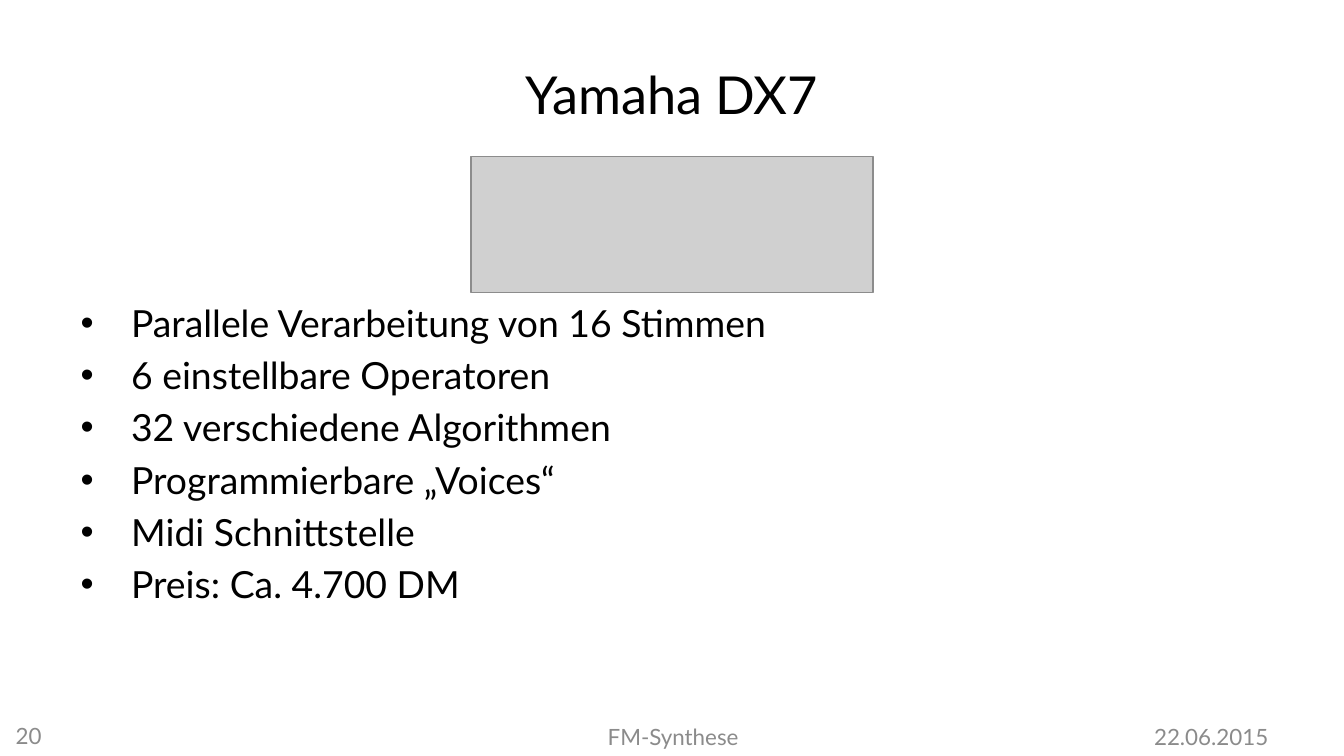
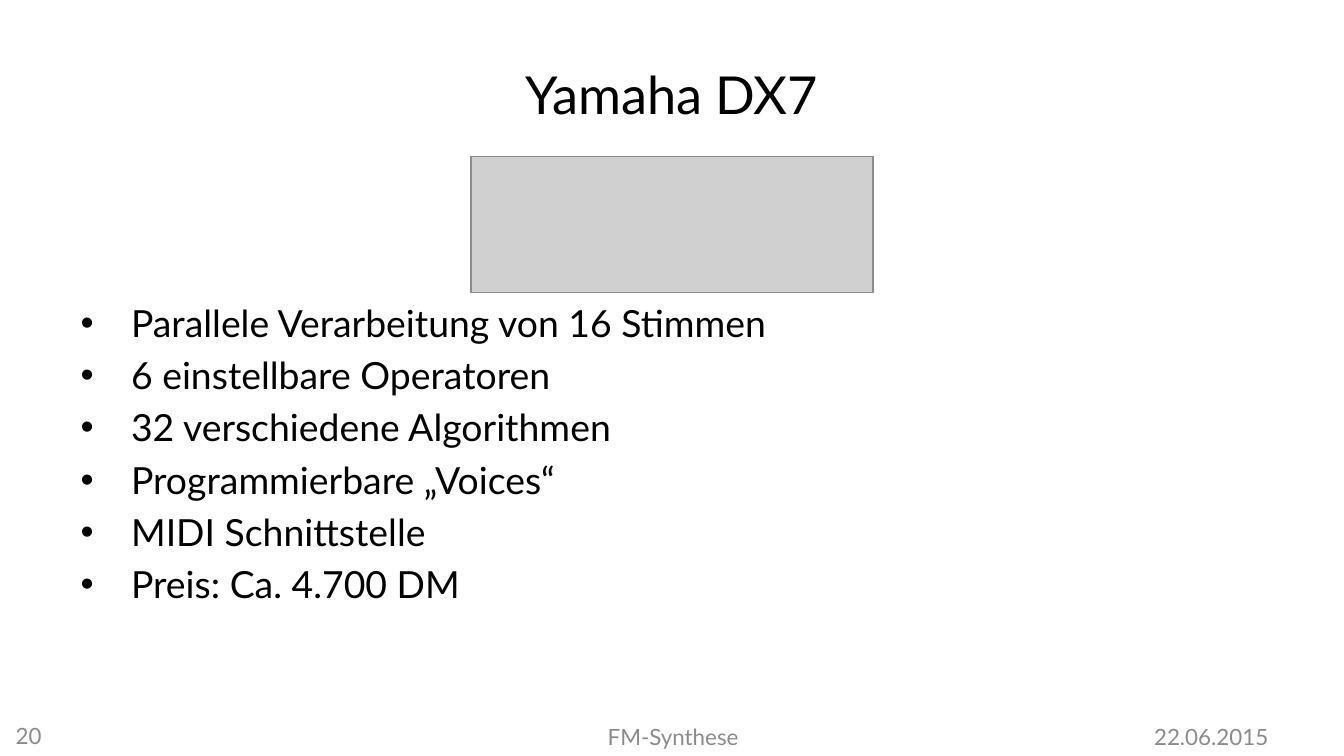
Before and after one commit to MBulli/VSeminar, a slide deck: slide 20 of Praesentation/FMSynthese-Julius.pptx. Drawn at 1344x756 pixels with LibreOffice and Linux fonts; fonts in the diff are those of the drawing; grey boxes stand for pictures; background and template pictures are left out. Boxes give left, top, right and bottom in pixels: in the first picture for what was removed or moved away, otherwise in the second. Text is boxed around its words. In the diff, an @@ line names an element or a change of style, - is before the commit and + after.

```diff
--- a/Praesentation/FMSynthese-Julius.pptx
+++ b/Praesentation/FMSynthese-Julius.pptx
@@ text at bbox=[131, 518, 426, 547]: text changed @@
-• Midi Schnittstelle
+• MIDI Schnittstelle
```
Also in this commit, not shown: 7 other slides changed, 1 other file.
